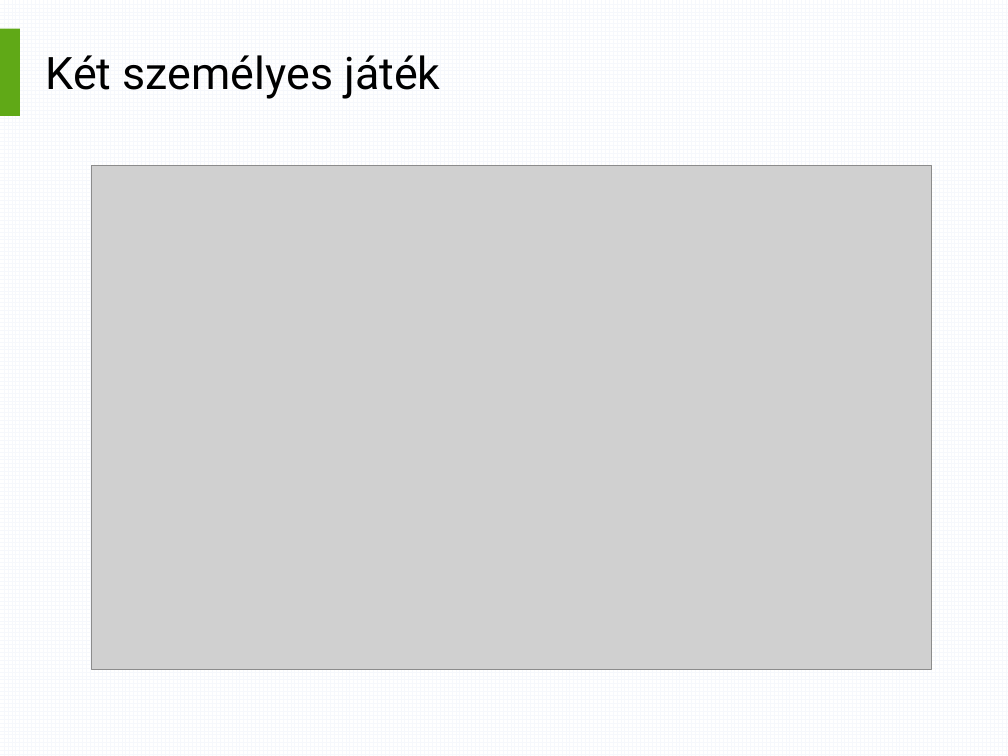
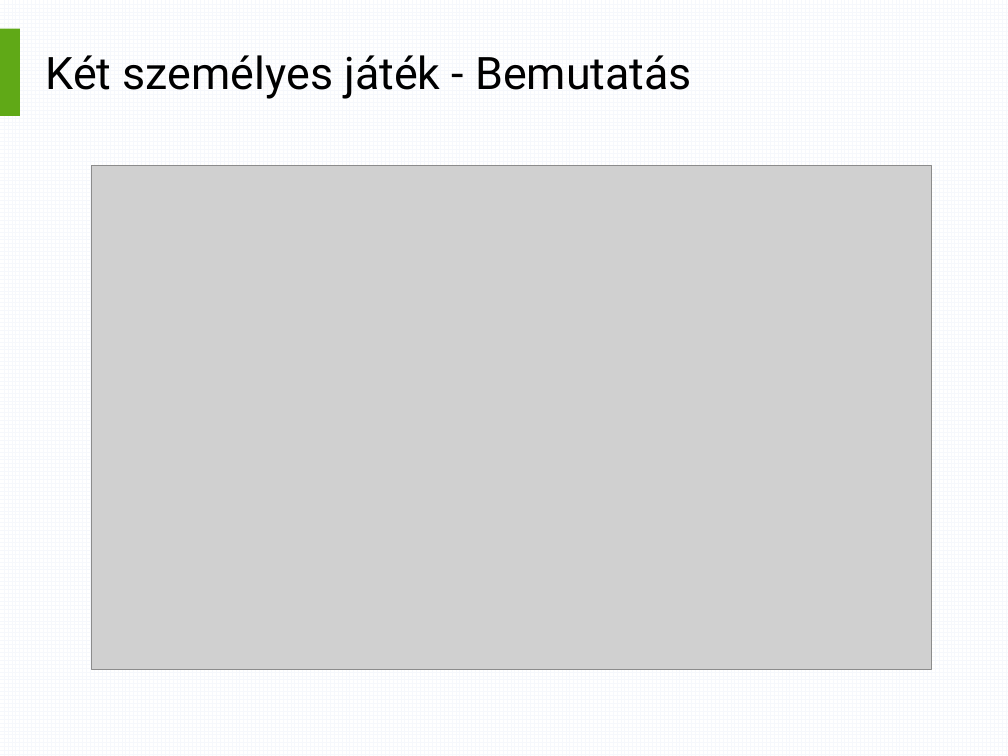
Before and after one commit to trnktms/ScarFly, a slide deck: slide 12 of ScarFly/Docs/Presentation.pptx (slide 10 before the commit). Drawn at 1008x756 pixels with LibreOffice and Linux fonts; fonts in the diff are those of the drawing; grey boxes stand for pictures. Boxes give left, top, right and bottom in pixels: in the first picture for what was removed or moved away, otherwise in the second. Text is boxed around its words. In the diff, an @@ line names an element or a change of style, - is before the commit and + after.

```diff
--- a/ScarFly/Docs/Presentation.pptx
+++ b/ScarFly/Docs/Presentation.pptx
@@ title at (x1=46, y1=55, x2=692, y2=99): text changed @@
-Két személyes játék
+Két személyes játék - Bemutatás
```
Also in this commit, not shown: 7 other slides changed, 3 slides added, 3 slides removed.
